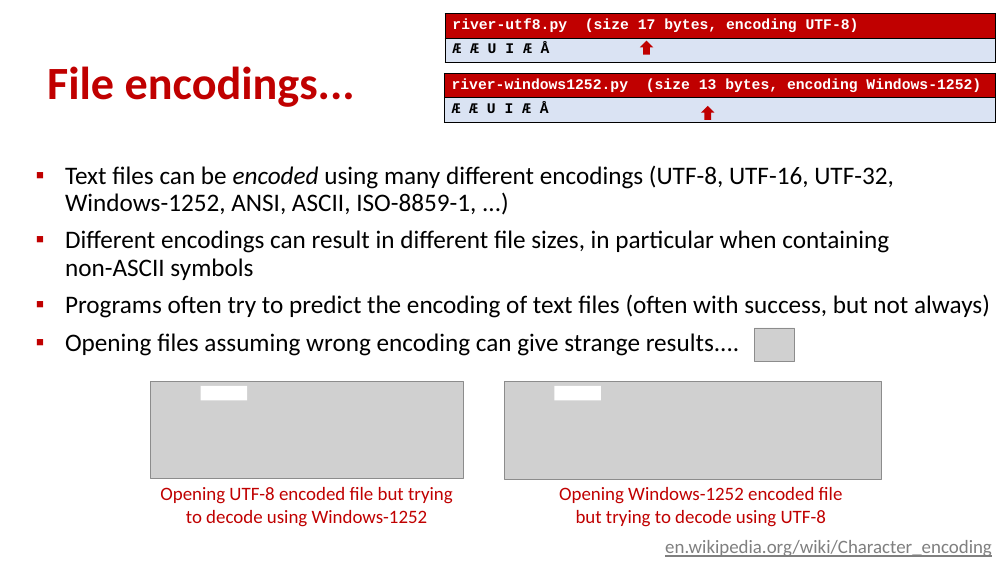
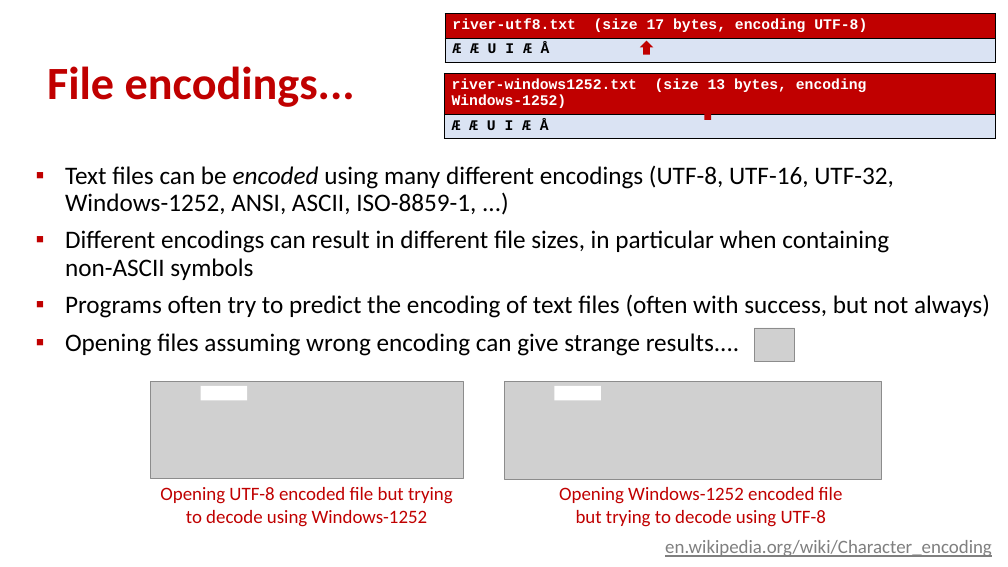
Before and after one commit to gsbrodal/gsbrodal.github.io, a slide deck: slide 8 of ipsa/slides/text.pptx. Drawn at 1008x567 pixels with LibreOffice and Linux fonts; fonts in the diff are those of the drawing; grey boxes stand for pictures. Boxes give left, top, right and bottom in pixels: in the first picture for what was removed or moved away, otherwise in the second. Text is boxed around its words. In the diff, an @@ line names an element or a change of style, - is before the commit and + after.

Commit message:
exam-rules.md all-slides-with-answers.pdf all-slides.pdf code.zip text.pdf text.pptx

```diff
--- a/ipsa/slides/text.pptx
+++ b/ipsa/slides/text.pptx
@@ table at box(445, 14, 995, 64) @@
-row 1, column 1: river-utf8.py (size 17 bytes, encoding UTF-8)
+row 1, column 1: river-utf8.txt (size 17 bytes, encoding UTF-8)
@@ table at box(444, 73, 996, 134) @@
-row 1, column 1: river-windows1252.py (size 13 bytes, encoding Windows-1252)
+row 1, column 1: river-windows1252.txt (size 13 bytes, encoding Windows-1252)
```
Also in this commit, not shown: 5 other files.
